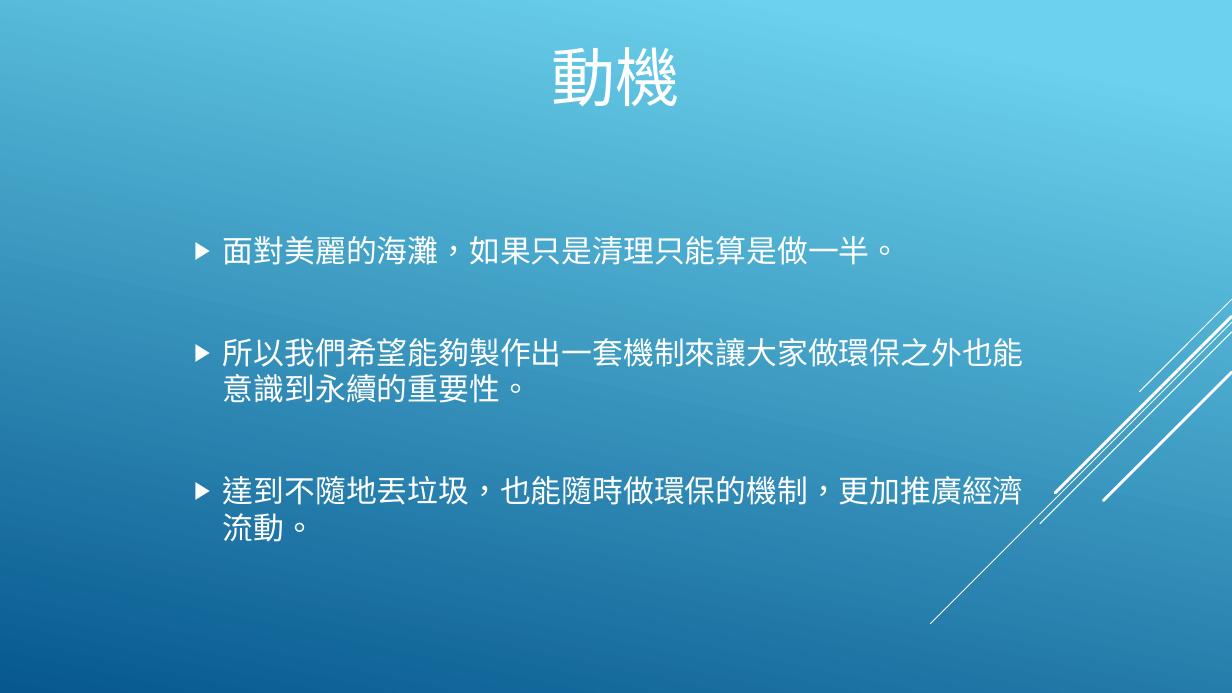
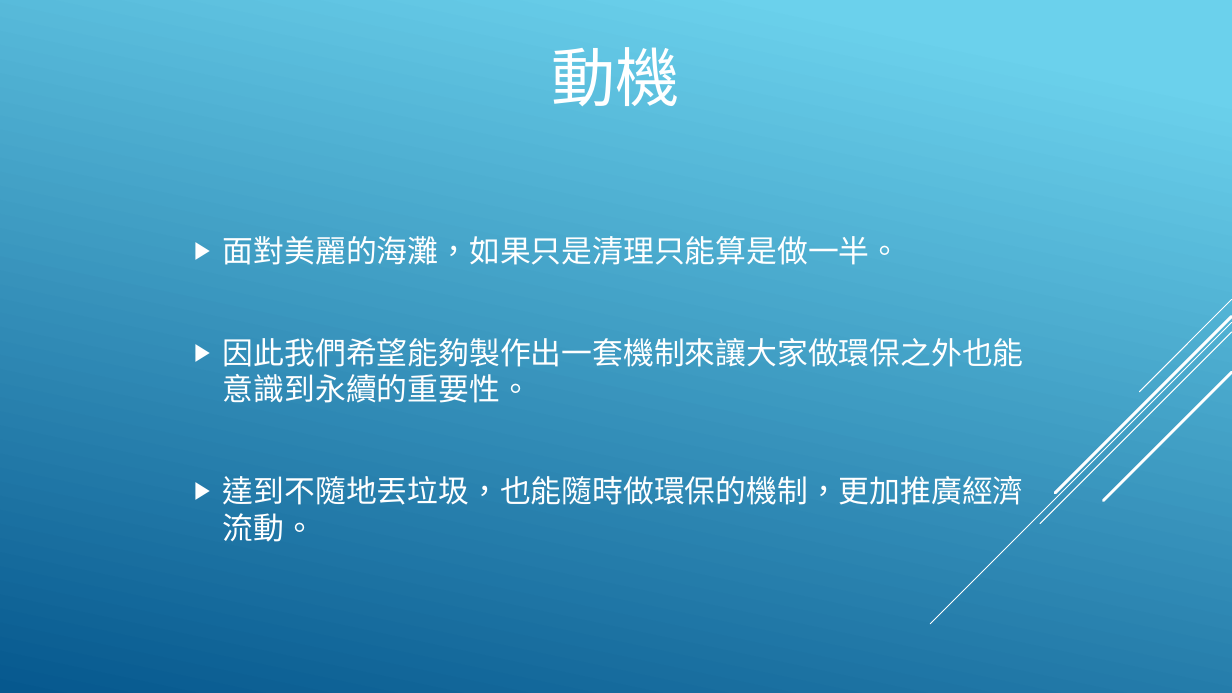
Before and after one commit to DennySORA/Environmental_Sustainability_Partition_Hackathon_2018, a slide deck: slide 2 of doc/永續發展 - 淨灘.pptx. Drawn at 1232x693 pixels with LibreOffice and Linux fonts; fonts in the diff are those of the drawing. Boxes give left, top, right and bottom in pixels: in the first picture for what was removed or moved away, otherwise in the second. Text is boxed around its words. In the diff, an @@ line names an element or a change of style, - is before the commit and + after.

Commit message:
201805051121PM

```diff
--- a/doc/永續發展 - 淨灘.pptx
+++ b/doc/永續發展 - 淨灘.pptx
@@ text at (223, 338, 1024, 403): text changed @@
-▶ 所以我們希望能夠製作出一套機制來讓大家做環保之外也能意識到永續的重要性。
+▶ 因此我們希望能夠製作出一套機制來讓大家做環保之外也能意識到永續的重要性。
```
Also in this commit, not shown: 1 other slide changed.
